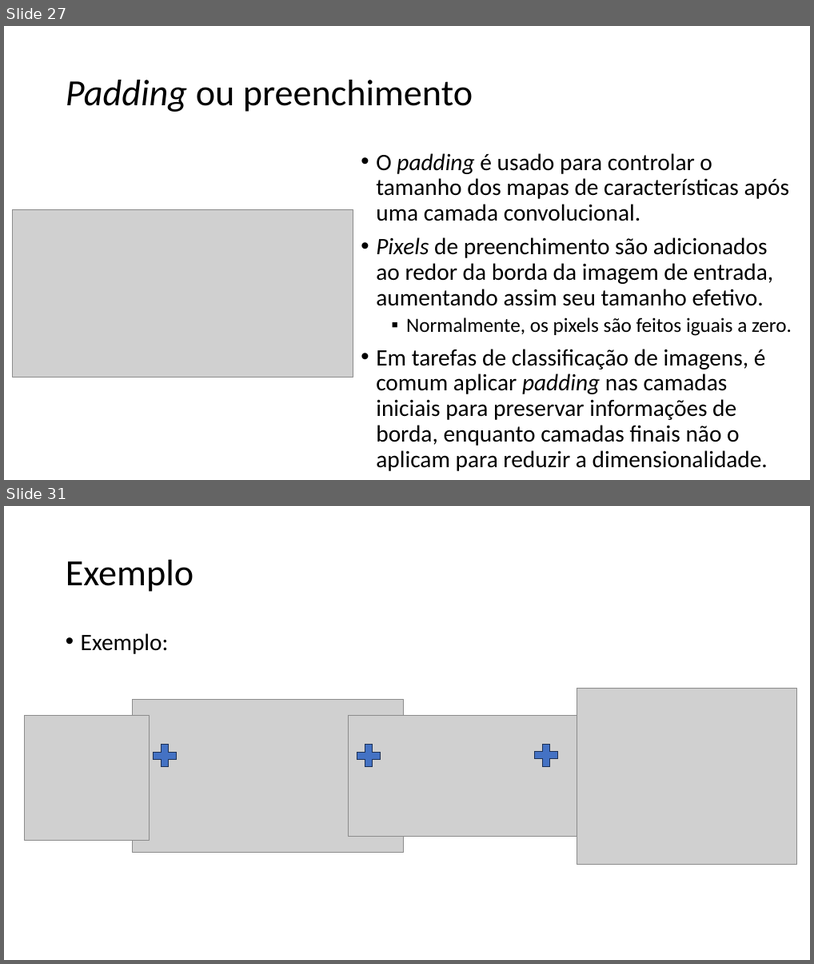
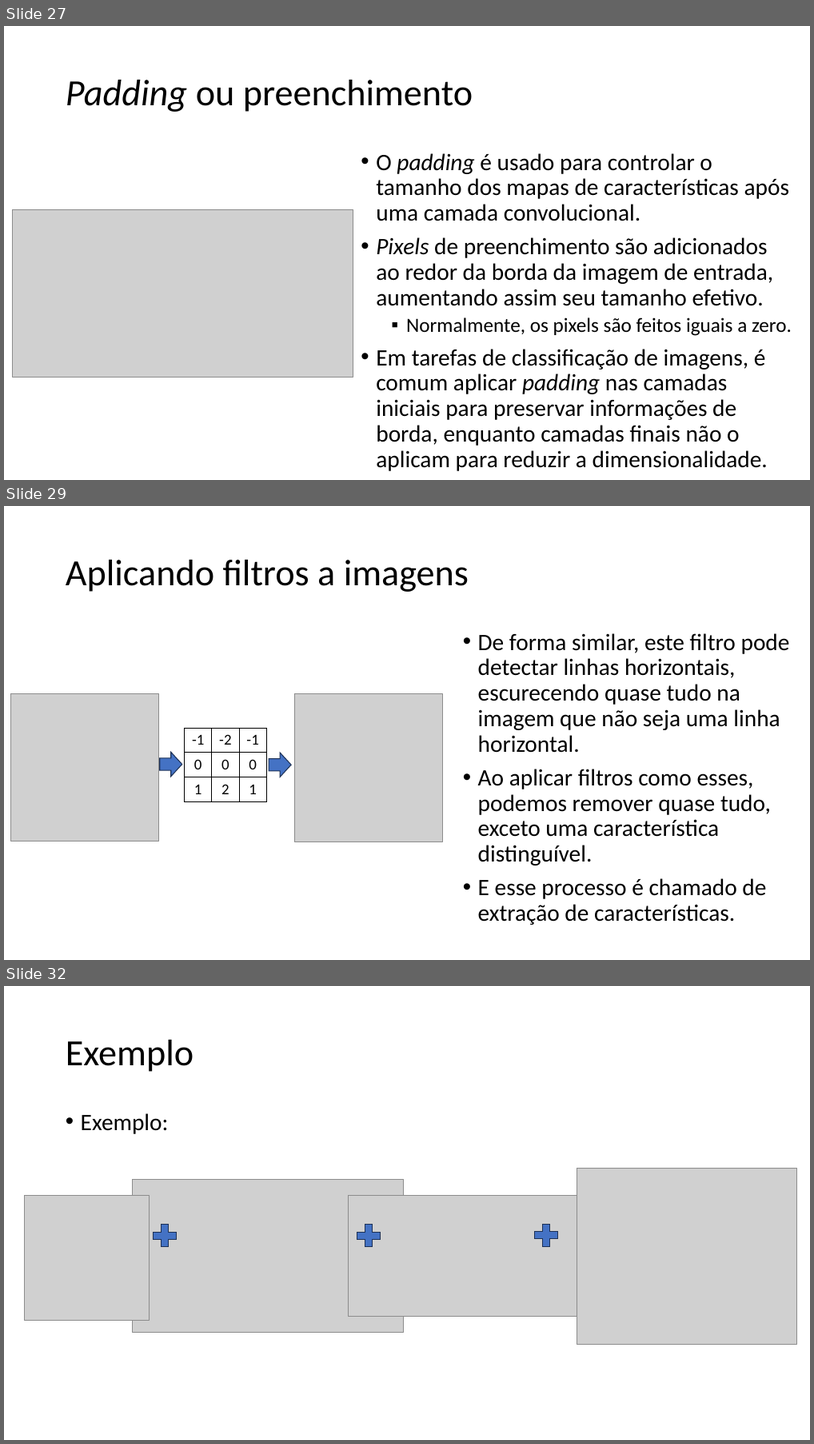
Before and after one commit to zz4fap/tp557-iot-ml, a slide deck: slides/TP557_12_Introduzindo_convoluções.pptx. Shown one above the other, each under a label of ours: slides 27 and 31 before the commit, slides 27, 29 and 32 after it; the slides between them are not shown. The pictures are 814x964 and 814x1444 pixels, drawn with LibreOffice and Linux fonts; fonts in the diff are those of the drawing; grey boxes stand for pictures. Boxes give left, top, right and bottom in pixels: in the first picture for what was removed or moved away, otherwise in the second. Text is boxed around its words. In the diff, an @@ line names an element or a change of style, - is before the commit and + after.

```diff
--- a/slides/TP557_12_Introduzindo_convoluções.pptx
+++ b/slides/TP557_12_Introduzindo_convoluções.pptx
@@ slide 29 added at (4,506,810,960), background #FFFFFF @@
@@ title added at (66,560,469,592), 44 pt, text #000000 @@
+Aplicando filtros a imagens
@@ text added at (478,633,790,924), 28 pt, text #000000 @@
+• De forma similar, este filtro pode detectar linhas horizontais, escurecendo quase tudo na imagem que não seja uma linha horizontal.
+• Ao aplicar filtros como esses, podemos remover quase tudo, exceto uma característica distinguível.
+• E esse processo é chamado de extração de características.
@@ picture added at (10,693,159,841) @@
@@ picture added at (294,693,442,842) @@
@@ table added at (184,728,266,802), 3 rows, 3 columns @@
+-1 | -2 | -1
+0 | 0 | 0
+1 | 2 | 1
@@ right arrow added at (160,752,182,776), fill #4472C4, outline #1E3256 1 pt @@
@@ right arrow added at (269,752,291,776), fill #4472C4, outline #1E3256 1 pt @@
@@ what was slide 31 is now slide 32 @@
```
Also in this commit, not shown: 2 slides changed.
